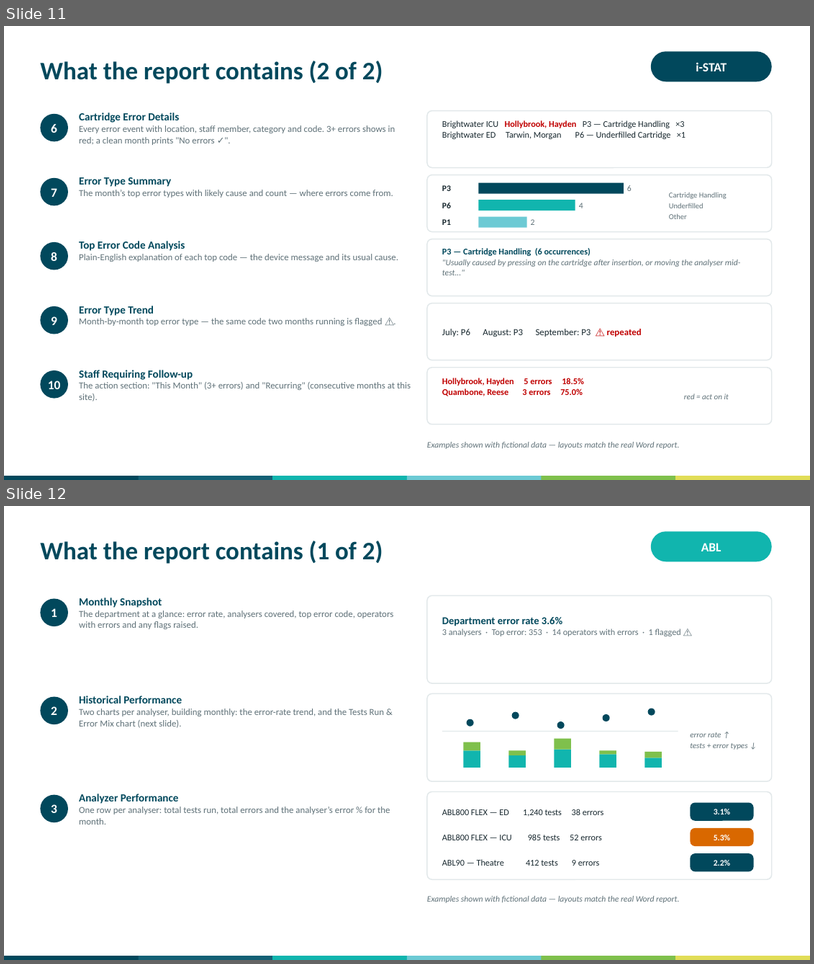
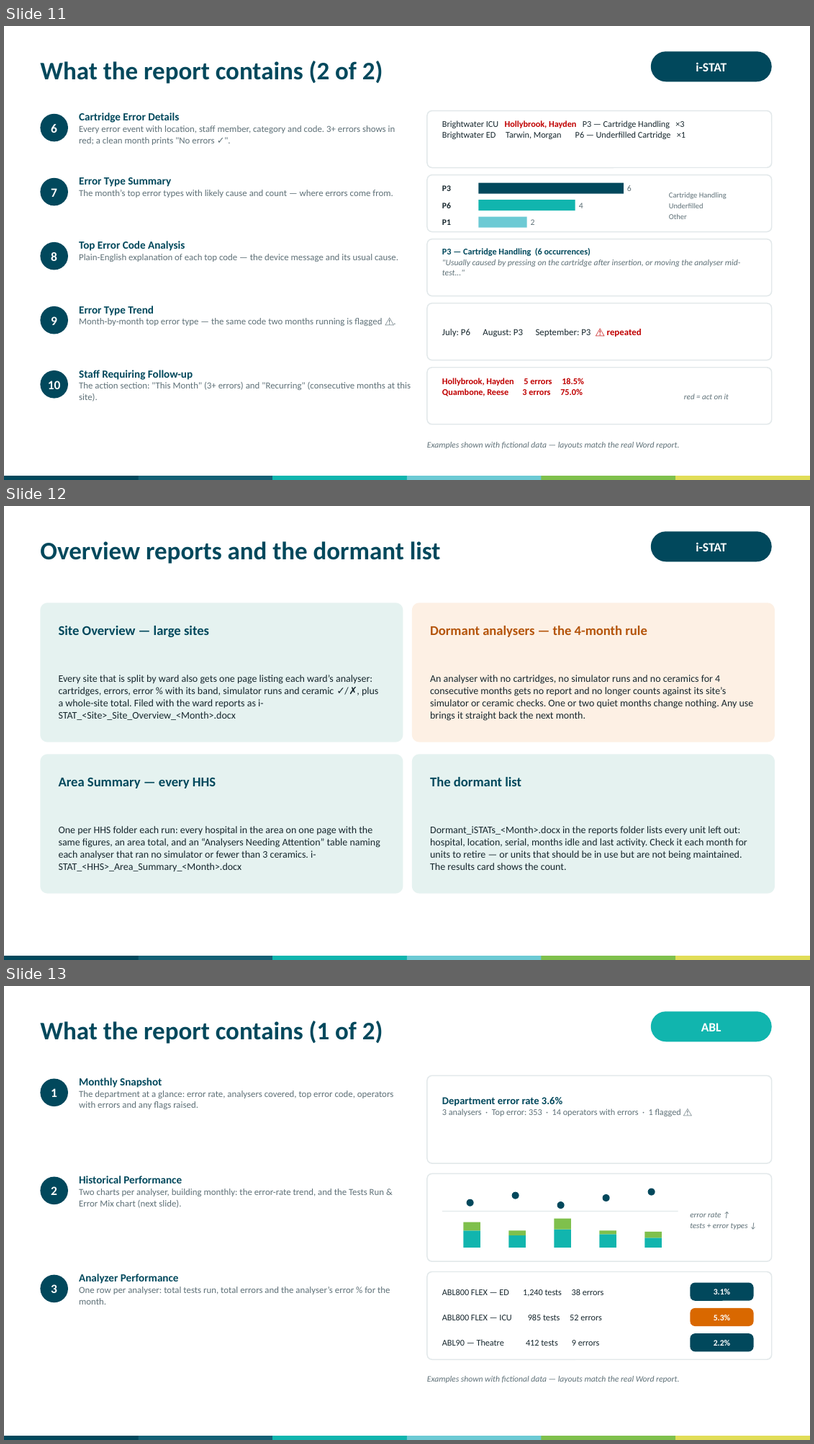
Before and after one commit to swornsealed/Report-app, a slide deck: PQ_Report_Generator_User_Guide.pptx. Shown one above the other, each under a label of ours: slides 11 and 12 before the commit, slides 11, 12 and 13 after it. The pictures are 814x964 and 814x1444 pixels, drawn with LibreOffice and Linux fonts; fonts in the diff are those of the drawing. Boxes give left, top, right and bottom in pixels: in the first picture for what was removed or moved away, otherwise in the second. Text is boxed around its words. In the diff, an @@ line names an element or a change of style, - is before the commit and + after.

```diff
--- a/PQ_Report_Generator_User_Guide.pptx
+++ b/PQ_Report_Generator_User_Guide.pptx
@@ slide 12 added at (x1=4, y1=506, x2=810, y2=960), background #FFFFFF @@
@@ text added at (x1=40, y1=541, x2=441, y2=564), 30 pt, text #01485C, bold @@
+Overview reports and the dormant list
@@ rounded rectangle added at (x1=651, y1=531, x2=772, y2=561), fill #01485C @@
@@ text added at (x1=696, y1=542, x2=727, y2=551), 15 pt, text #FFFFFF, bold @@
+i-STAT
@@ rounded rectangle added at (x1=40, y1=602, x2=404, y2=742), fill #E5F2F0 @@
@@ rounded rectangle added at (x1=412, y1=602, x2=775, y2=742), fill #FDF0E4 @@
@@ text added at (x1=59, y1=626, x2=209, y2=637), 16 pt, text #01485C, bold @@
+Site Overview — large sites
@@ text added at (x1=430, y1=626, x2=648, y2=637), 16 pt, text #B4540A, bold @@
+Dormant analysers — the 4-month rule
@@ text added at (x1=59, y1=674, x2=378, y2=720), 12 pt, text #17272E @@
+Every site that is split by ward also gets one page listing each ward’s analyser: cartridges, errors, error % with its band, simulator runs and ceramic ✓/✗, plus a whole-site total. Filed with the ward reports as i-STAT_<Site>_Site_Overview_<Month>.docx
@@ text added at (x1=430, y1=674, x2=754, y2=721), 12 pt, text #17272E @@
+An analyser with no cartridges, no simulator runs and no ceramics for 4 consecutive months gets no report and no longer counts against its site’s simulator or ceramic checks. One or two quiet months change nothing. Any use brings it straight back the next month.
@@ rounded rectangle added at (x1=40, y1=754, x2=404, y2=893), fill #E5F2F0 @@
@@ rounded rectangle added at (x1=412, y1=754, x2=775, y2=893), fill #E5F2F0 @@
@@ text added at (x1=59, y1=777, x2=216, y2=788), 16 pt, text #01485C, bold @@
+Area Summary — every HHS
@@ text added at (x1=430, y1=777, x2=522, y2=786), 16 pt, text #01485C, bold @@
+The dormant list
@@ text added at (x1=59, y1=826, x2=381, y2=871), 12 pt, text #17272E @@
+One per HHS folder each run: every hospital in the area on one page with the same figures, an area total, and an “Analysers Needing Attention” table naming each analyser that ran no simulator or fewer than 3 ceramics. i-STAT_<HHS>_Area_Summary_<Month>.docx
@@ text added at (x1=430, y1=826, x2=748, y2=870), 12 pt, text #17272E @@
+Dormant_iSTATs_<Month>.docx in the reports folder lists every unit left out: hospital, location, serial, months idle and last activity. Check it each month for units to retire — or units that should be in use but are not being maintained. The results card shows the count.
@@ rectangle added at (x1=4, y1=955, x2=139, y2=960), fill #01485C @@
@@ rectangle added at (x1=139, y1=955, x2=273, y2=960), fill #146175 @@
@@ rectangle added at (x1=273, y1=955, x2=407, y2=960), fill #11B5AE @@
@@ rectangle added at (x1=407, y1=955, x2=543, y2=960), fill #6CCAD4 @@
@@ rectangle added at (x1=542, y1=955, x2=676, y2=960), fill #7FC04C @@
@@ rectangle added at (x1=676, y1=955, x2=810, y2=960), fill #E1DD57 @@
@@ what was slide 12 is now slide 13 @@
```
Also in this commit, not shown: 2 slides changed.
